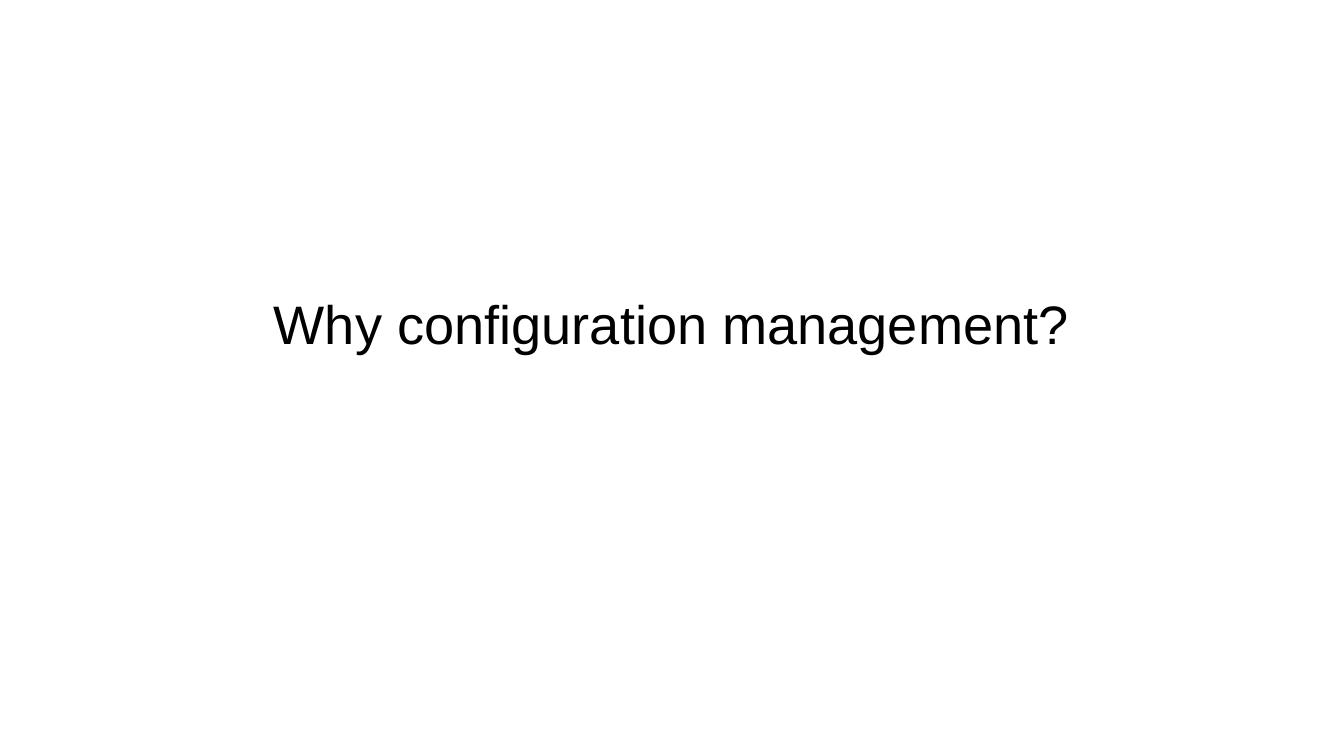
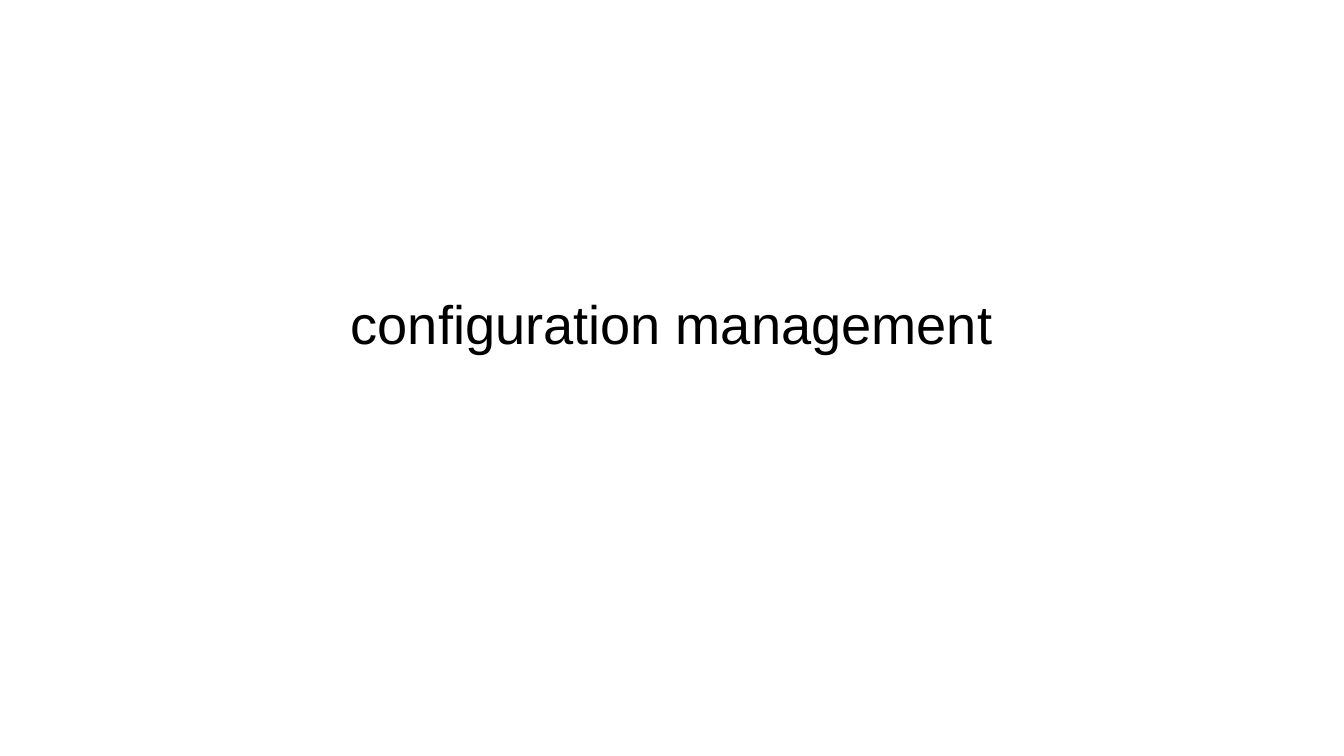
Before and after one commit to veltzer/teaching-puppet, a slide deck: slide 2 of slides.odp. Drawn at 1344x756 pixels with LibreOffice and Linux fonts; fonts in the diff are those of the drawing. Boxes give left, top, right and bottom in pixels: in the first picture for what was removed or moved away, otherwise in the second. Text is boxed around its words. In the diff, an @@ line names an element or a change of style, - is before the commit and + after.

```diff
--- a/slides.odp
+++ b/slides.odp
@@ subtitle at (351,304,992,353): text changed @@
-Why configuration management?
+configuration management
```
Also in this commit, not shown: 4 other slides changed, 2 slides added.
